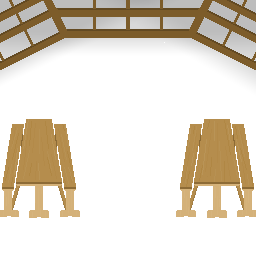
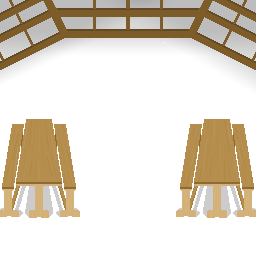
Comparing the layer stacks of the two w=256, h=256 images. Changes:
added layer "Layer 19" (20%) above "Layer 18" over left=0, top=186, right=256, bottom=217
